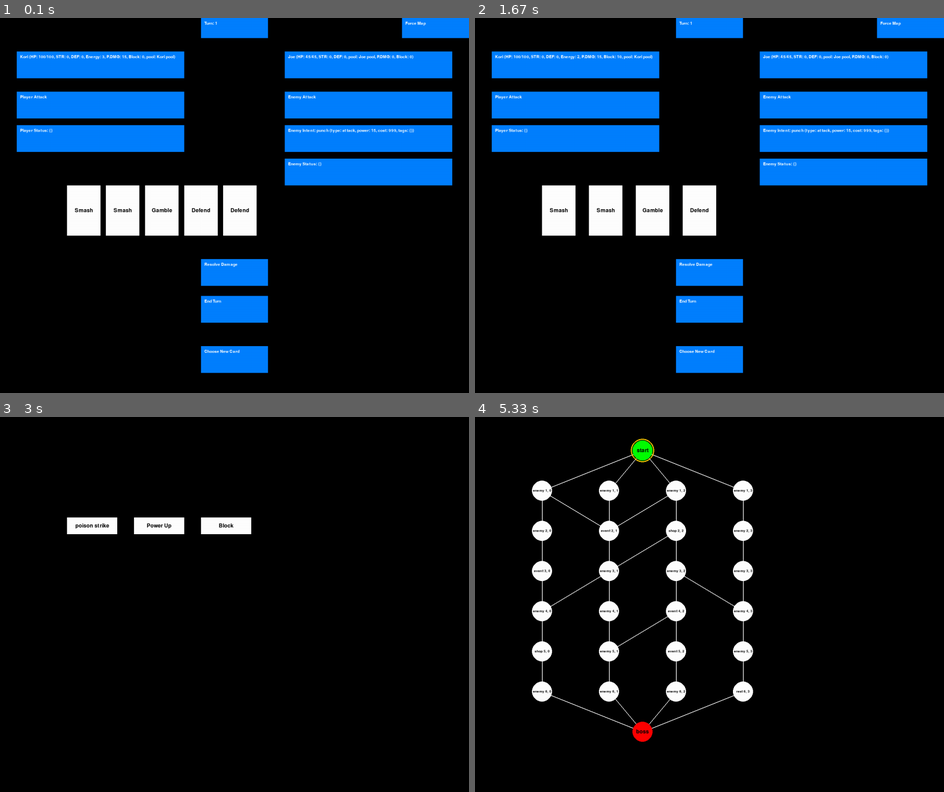
Above: before the commit, frames 1-4 (two rows, left to right).
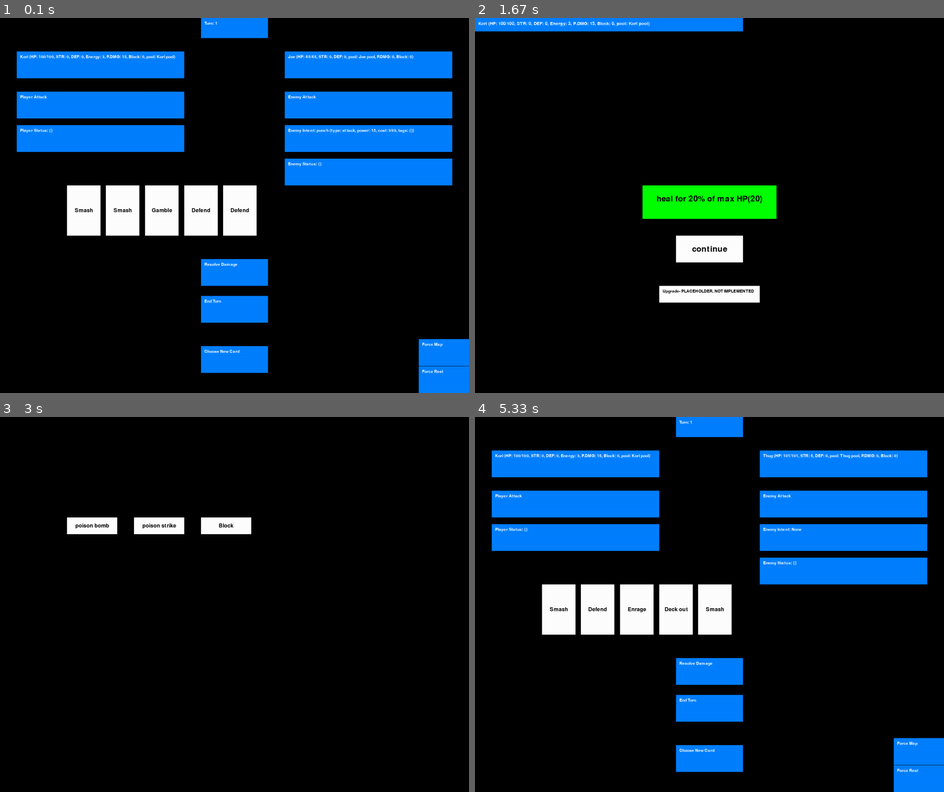
Above: after the commit, the same moments.

Repository: GiveMeToust/Smashing_Time
Game: pygame game, started from Smashing_Time.py
Same seed, same stepped clock (60 frames per second), same inputs: the game is played once before the commit and once after it.
Inputs (mouse positions are in pixels of both pictures, inside the frame that each line leads up to):
- Up to frame 1 (0.1 s): no input
- Up to frame 2 (1.67 s): click (920, 378) at 0.38 s, where only the run after the commit has a clickable "Force Rest"; click (709, 201) at 0.72 s, where only the run after the commit has a clickable "heal for 20% of max HP(20)"
- Up to frame 3 (3 s): click (234, 649) at 2.05 s, where only the run after the commit has a clickable "continue"; click (65, 492) at 2.38 s, where only the run after the commit has a clickable "enemy 1, 0"; click "Choose New Card" at 2.72 s
- Up to frame 4 (5.33 s): click (643, 525) at 3.05 s; click "event 2, 1" at 3.88 s; click "enemy 3, 1" at 5.22 s

The runs differ from the first frame. In frame 1, 2.3% of the frame differs, in the area x 85-100%, y 0-100%; in frame 2, 31%; in frame 3, less than 0.1%; in frame 4, 32%, in the area x 3-100%, y 0-100%.

Commit message:
Update Smashing_Time.py

Diff:
--- a/Smashing_Time.py
+++ b/Smashing_Time.py
@@ -27,6 +27,7 @@
 hand = []
 turn_count =  1
 game_state = "fight"
+rest_done = False
 
 print("hello world")
 
@@ -97,14 +98,15 @@
     move("Smash", 10, "attack", 1, tags={}),
     move("Block", 4, "defend", 0, tags={}),
     move("Power Up", 5, "STR-up", 1, tags={}),
-    move("poison strike", 7, "attack", 1, tags={"poison": 3}), #damages enemy at the end of turn
+    move("poison strike", 7, "attack", 1, tags={"poison": 3}), #damages enemy at the end of turn, then loses 1 poison
+    move("poison bomb", 2, "attack", 2, tags={"poison": 5}),
     move("Concentrate", 5, "DEF-up", 1, tags={}),
     move("Shrug off", 20, "defend", 1, tags={}),
     move("Deck out", 7, "defend", 0, tags={"draw": 2}), #draw 2 cards
     move("Gamble", 0, "spell", 0, tags={"redraw": True}), #you draw a new hand, can only be used once per turn so you can't spam zero cost moves
     move("Smite" , 10, "attack", 1, tags={"blind": 2}), #makes enemy attacks do 75% damage
     move("Fury" , 6 , "attack", 1, tags={"multihit": 2}), #attack twice
-    move("Glare", 5, "attack", 0, tags={"blind": 1}), #enemy attacks do 75% damage
+    move("Glare", 5, "attack", 0, tags={"blind": 1}), #enemy attacks do 75% damage for x turns
     move("pray", 5, "defend", 1, tags={"energised":1, }), #I thought about making it heal but that would promote delaying kills, which is not fun, now it gives you +1 energy next turn
 ]
 
@@ -138,7 +140,7 @@
         self.MaxEnergy = MaxEnergy
         self.Energy = MaxEnergy
         self.drawNum = drawNum
-        self.current_node = None
+        self.current_node = None # player's current position on the map, current_node = layers[0][0] is not yet defined so I have to set it up later because coding is stupid and not a real person like it should be. Fucking moron. All my code should be run by genetically modified hamsters with PhDs in computer science, not by this piece of shit garbage that can't even remember to set a variable properly
 
 
     def __repr__(self):
@@ -292,19 +294,12 @@
 
 
 
-
-
-
-
-
-
-
-
-
-
-
 Kori = player("Kori", 100, 0, 0, Kori_pool, "Kori pool", 3, 5)
 Player = copy.deepcopy(Kori)
+
+
+
+
 
 
 
@@ -370,15 +365,15 @@
 
 
 
-Joe=foe("Joe", 50 + random.randint(-5, 5), 0, 0, Joe_pool, "Joe pool")
+Joe=foe("Joe", 50 + random.randint(-5, 5) , 0, 0, Joe_pool, "Joe pool")
 Construct = foe("Construct", 100, 0, 0, Construct_pool, "Construct pool")
 Thug = foe("Thug", 80 + random.randint(-5, 5), 5 + random.randint(-1, 1), 0, Thug_pool, "Thug pool")
 Repair_Man = foe("Repair Man", 90, 0, 0, Repair_Man_pool, "Repair Man pool")
 
-
-
 Enemy = copy.deepcopy(Joe)
-floor1_enemies = [Joe, Construct, Repair_Man, Thug]
+
+
+
 
 
 
@@ -416,6 +411,8 @@
     def assign_new_enemy(self):
         global Enemy
         Enemy = copy.deepcopy(random.choice(floor1_enemies))
+        Enemy.maxHP = round(Enemy.maxHP*(1 + (Player.current_node.danger_level * 0.1)))
+        Enemy.HP = Enemy.maxHP
         print(f"A wild {Enemy.name} appears!")
 
 
@@ -494,7 +491,13 @@
             elif force_map.collidepoint(event.pos):
                 print()
                 print("Force Map button clicked!")
-                node_generation_or_something_idk.prepare_map()
+                map_generation.prepare_map()
+
+            elif force_rest.collidepoint(event.pos):
+                print()
+                print("Force Rest button clicked!")
+                game_state = "rest"
+
 
             for i, card in enumerate(hand):
                 # Calculate spacing exactly like draw_hand so the clickable rect matches drawn position
@@ -574,7 +577,7 @@
                     chosen_card = current_choices[i]
                     Player.pool.append(chosen_card)
                     print(f"You chose {chosen_card.name} to add to your pool!")
-                    node_generation_or_something_idk.prepare_map()
+                    map_generation.prepare_map()
                     return
 
     def start_game(self):
@@ -589,13 +592,15 @@
         self.layer = layer
         self.layer_index = layer_index
         self.encounter_type = encounter_type
+        self.danger_level = 0
+        self.escpecially_dangerous = False
         self.connections = []
         self.node_x = 0
         self.node_y = 0
 
 
-    @staticmethod
-    def generate_layers(layer_width=4, layer_depth=8):
+
+    def generate_layers(self, layer_width=4, layer_depth=8):
         # layer_width: number of nodes per layer
         # layer_depth: number of layers
 
@@ -610,7 +615,6 @@
                 if layer_count == 0:
                     if node_count == 0:
                         encounter_type = "start"
-                        current_node = True
                     else:
                         continue  # only one start node
                 elif layer_count == layer_depth - 1:
@@ -627,9 +631,9 @@
         return layers
 
 
-    @staticmethod # staticmethod because it doesn't use self
-
-    def connect_layers(layers):
+
+
+    def connect_layers(self, layers):
         num_layers = len(layers)
         if num_layers < 2:
             return layers
@@ -679,7 +683,7 @@
 
         return layers
 
-    def asign_node_positions(self):
+    def assign_node_positions(self):
         if self.encounter_type == "start":
             self.node_x = 500 # middle of the row of nodes, subject to change but I don't want to bother with calculating it
             self.node_y = 100 + self.layer * 120 #self.layer is zero
@@ -690,13 +694,20 @@
             self.node_x = 200 + self.layer_index * 200
             self.node_y = 100 + self.layer * 120
 
+    def assign_node_danger_level(self):
+       if self.encounter_type == "enemy":
+            self.danger_level = self.layer * 1
+            if random.random() < 0.2:  # 20% chance to increase danger level
+                self.danger_level += 3
+                self.escpecially_dangerous = True
+
+
     def __repr__(self):
         return f"{self.encounter_type} {self.layer}, {self.layer_index}"
 
-    @staticmethod
-    def prepare_map():
+
+    def prepare_map(self): # So this is pretty much useless
         global game_state
-        Player.current_node = layers[0][0]
         game_state = "map"
 
 
@@ -726,6 +737,22 @@
                     text_rect = text_surface.get_rect(center=(node.node_x, node.node_y))
                     screen.blit(text_surface, text_rect)
 
+                elif node.encounter_type == "enemy":
+                    if node.escpecially_dangerous == False:
+                        pygame.draw.circle(screen, (255, 255, 255), (node.node_x, node.node_y), 30) # red, green, blue - x, y - radius
+                    else:
+                        pygame.draw.circle(screen, (255, 0, 255), (node.node_x, node.node_y), 30) # magenta for especially dangerous enemies
+                    font = pygame.font.SysFont(None, 15) # default font, size 15
+                    text_surface = font.render(f"{node.encounter_type} {node.layer}, {node.layer_index}", True, (0, 0, 0))
+                    text_rect = text_surface.get_rect(center=(node.node_x, node.node_y))
+                    screen.blit(text_surface, text_rect)
+
+                elif node.encounter_type == "rest":
+                    pygame.draw.circle(screen, (210, 180, 140), (node.node_x, node.node_y), 30)  # Brown for rest
+                    font = pygame.font.SysFont(None, 15) # default font, size 15
+                    text_surface = font.render(f"{node.encounter_type} {node.layer}, {node.layer_index}", True, (255, 255, 255))
+                    text_rect = text_surface.get_rect(center=(node.node_x, node.node_y))
+                    screen.blit(text_surface, text_rect)
 
 
 
@@ -747,27 +774,30 @@
         global dramatic_pause_timer
 
 
-        if dramatic_pause == True:
-            print("Dramatic pause before forwarding you to an enemy encounter...")
-            time.sleep(dramatic_pause_timer)
-            game.assign_new_enemy()
-            Player.make_hand()
-            game_state = "fight"
-            dramatic_pause = False
+
 
 
         for layer in layers:
             for node in layer:
                 if event.type == pygame.MOUSEBUTTONDOWN:
                     distance = ((event.pos[0] - node.node_x) ** 2 + (event.pos[1] - node.node_y) ** 2) ** 0.5
-                    if distance <= 30:  # assuming node radius is 30
+                    if distance <= 30:  # node radius is 30, at least for now
                         if node in Player.current_node.connections:
+
                             print(f"Moving to node: {node}")
                             Player.current_node = node
                             if node.encounter_type == "enemy":
-
-                                print("Encounter enemy!")
-                                dramatic_pause = True
+                                game.assign_new_enemy()
+                                Player.make_hand()
+                                game_state = "fight"
+
+                            elif node.encounter_type == "boss":
+                                print("I don't have boss yer, sorry")
+                                print("I guess you win?")
+
+                            elif node.encounter_type == "rest":
+                                game_state = "rest"
+
 
 
 
@@ -776,19 +806,73 @@
 
 
 
+    def draw_rest(self):
+        x=Player.maxHP * 0.2
+        x = round(x)
+
+
+        pygame.draw.rect(screen, (0, 255, 0), (500, 500, 400, 100))  # Big green heal button
+        font = pygame.font.SysFont(None, 36)
+        text_surface = font.render(f"heal for 20% of max HP({x})", True, (0, 0, 0))  # Black text
+        text_rect = text_surface.get_rect(center=(700, 540))
+        screen.blit(text_surface, text_rect)
+
+        pygame.draw.rect(screen, (255, 255, 255), (600, 650, 200, 80))  # White continue button
+        text_surface = font.render("continue", True, (0, 0, 0))  # Black text
+        text_rect = text_surface.get_rect(center=(700, 690))
+        screen.blit(text_surface, text_rect)
+
+        pygame.draw.rect(screen, (0, 128, 255), (0, 0, 800, 40))  # blue player info button
+        font = pygame.font.SysFont(None, 20)
+        text_surface = font.render(f"{Player}", True, (255, 255, 255))  # White text
+        screen.blit(text_surface, (10, 10))
+
+        pygame.draw.rect(screen, (255, 255, 255), (550, 800, 300, 50))  # White upgrade button - so far not implemented
+        font = pygame.font.SysFont(None, 18)
+        text_surface = font.render("Upgrade- PLACEHOLDER, NOT IMPLEMENTED", True, (0, 0, 0))  # black text
+        screen.blit(text_surface, (560, 810))
+
+
+    def handle_rest_logic(self):
+        global game_state
+        global rest_done # False by default
+
+        if event.type == pygame.MOUSEBUTTONDOWN:
+            heal_button_rect = pygame.Rect(500, 500, 400, 100)
+            continue_button_rect = pygame.Rect(600, 650, 200, 80)
+
+            if heal_button_rect.collidepoint(event.pos):
+                x = Player.maxHP * 0.2
+                x = round(x)
+                Player.HP += x
+                if Player.HP > Player.maxHP:
+                    Player.HP = Player.maxHP
+                print(f"{Player.name} healed for {x} HP! Current HP: {Player.HP}")
+
+                rest_done = True
+
+            elif continue_button_rect.collidepoint(event.pos):
+                if rest_done == False:
+                    print("It would be a shame to waste this rest, take another action before continuing the journey.")
+                else:
+                    print("Continuing the journey...")
+                    game_state = "map"
+                    rest_done = False
+
 map_generation = node_generation_or_something_idk(layer=0, layer_index=0, encounter_type="start")
 
-map_generation.asign_node_positions()
-
-layers = node_generation_or_something_idk.generate_layers(layer_width=4, layer_depth=8)
-layers = node_generation_or_something_idk.connect_layers(layers)
+
+
+layers = map_generation.generate_layers(layer_width=4, layer_depth=8)
+layers = map_generation.connect_layers(layers)
 
 Player.current_node = layers[0][0]  # start at the start node
 
-# Assign positions to all nodes
+# Assign positions and danger levels to all nodes
 for layer in layers:
     for node in layer:
-        node.asign_node_positions()
+        node.assign_node_positions()
+        node.assign_node_danger_level()
 
 print("Generated Encounter Map:")
 for layer in layers:
@@ -802,6 +886,15 @@
 
 
 
+Kori = player("Kori", 100, 0, 0, Kori_pool, "Kori pool", 3, 5)
+Player = copy.deepcopy(Kori)
+Player.current_node = layers[0][0]
+
+
+Enemy = copy.deepcopy(Joe)
+floor1_enemies = [Joe, Construct, Repair_Man, Thug]
+
+
 
 
 # Define your squares: x, y, width, height (rearranged for 1400x1120 window)
@@ -828,7 +921,9 @@
 # Bottom-center new card chooser
 choose_new_card_square = pygame.Rect(600, 980, 200, 80)
 
-force_map = pygame.Rect(1200, 0, 200, 60)
+# Bottom-left force map and rest buttons, 1 pixel apart
+force_map = pygame.Rect(1250, 959, 150, 80)
+force_rest = pygame.Rect(1250, 1040, 150, 80)
 
 Eror_screen = pygame.Rect(0, 0, 1400, 1120)
 
@@ -836,7 +931,7 @@
 Player.make_hand()
 
 
-def basic_draw():
+def basic_draw_fight():
     game.draw_button(screen, player_square, Player.__repr__())
     game.draw_button(screen, enemy_square, Enemy.__repr__())
     game.draw_button(screen, player_attack_square, "Player Attack")
@@ -850,6 +945,7 @@
     game.draw_button(screen, enemy_status_square, f"Enemy Status: {Enemy.status_effects}")
     game.draw_button(screen, player_status_square, f"Player Status: {Player.status_effects}")
     game.draw_button(screen, force_map, "Force Map")
+    game.draw_button(screen, force_rest, "Force Rest")
 
 def draw_error_screen():
     game.draw_button(screen, Eror_screen, "ERROR: Invalid Game State")
@@ -871,11 +967,17 @@
     screen.fill((0, 0, 0))
 
     if game_state == "fight":
-        basic_draw()
+        basic_draw_fight()
+
     elif game_state == "choose_new_card":
         game.make_choice_new_card()
+
     elif game_state == "map":
         map_generation.draw_map()
+
+    elif game_state == "rest":
+        map_generation.draw_rest()
+
     else:
         draw_error_screen()
 
@@ -899,6 +1001,9 @@
         if game_state == "map":
             map_generation.handle_map_logic()
 
+        if game_state == "rest":
+            map_generation.handle_rest_logic()
+
 
 
 
